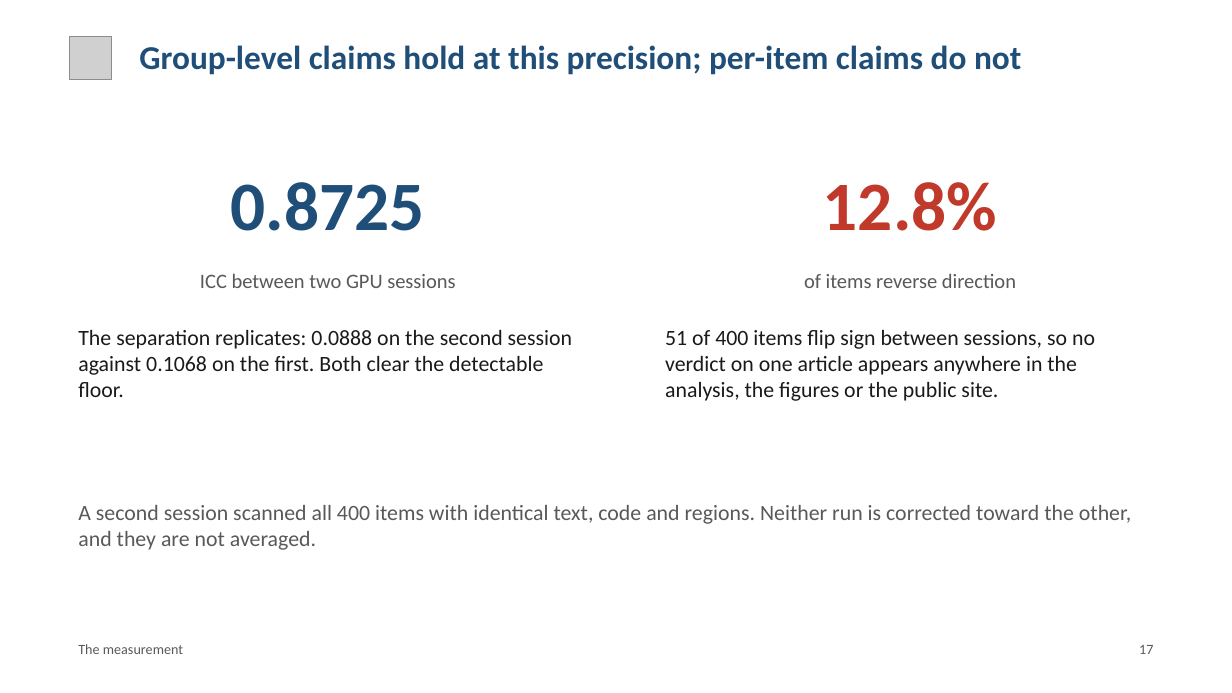
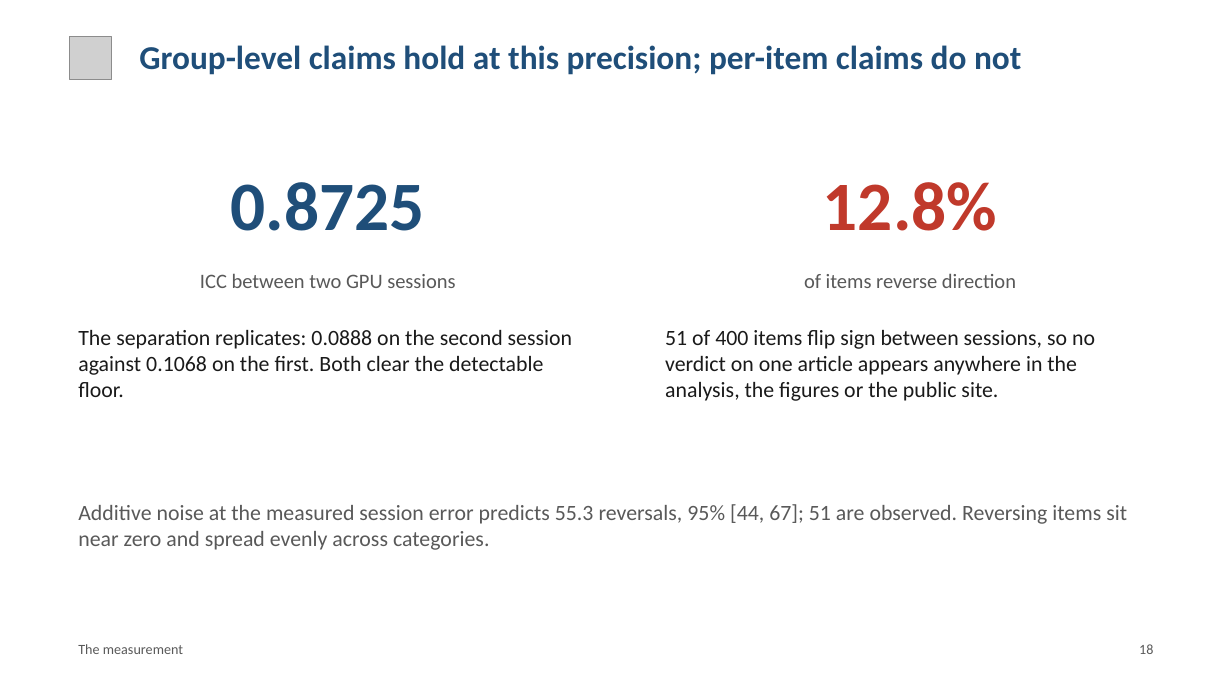
Before and after one commit to brn-mwai/monarch, a slide deck: slide 18 of docs/defence/Monarch_Defence.pptx (slide 17 before the commit). Drawn at 1232x693 pixels with LibreOffice and Linux fonts; fonts in the diff are those of the drawing; grey boxes stand for pictures. Boxes give left, top, right and bottom in pixels: in the first picture for what was removed or moved away, otherwise in the second. Text is boxed around its words. In the diff, an @@ line names an element or a change of style, - is before the commit and + after.

Commit message:
Put the baseline, the outrage split and the reversal count in the deck
Adds a slide showing TF-IDF at 0.9758 against the index at 0.6274, retitles
the effect-size slide to say outrage moves both networks, and states that
the reversal count matches the noise model. The builder now reads icons from
assets/icons, where they are, so the editable deck builds again.

```diff
--- a/docs/defence/Monarch_Defence.pptx
+++ b/docs/defence/Monarch_Defence.pptx
@@ text at [78, 504, 1127, 550]: text changed @@
-A second session scanned all 400 items with identical text, code and regions. Neither run is corrected toward the other, and they are not averaged.
+Additive noise at the measured session error predicts 55.3 reversals, 95% [44, 67]; 51 are observed. Reversing items sit near zero and spread evenly across categories.
@@ text at [1139, 644, 1153, 654]: text changed @@
-17
+18
```
Also in this commit, not shown: 11 other slides changed, 1 slide added, 3 other files.
